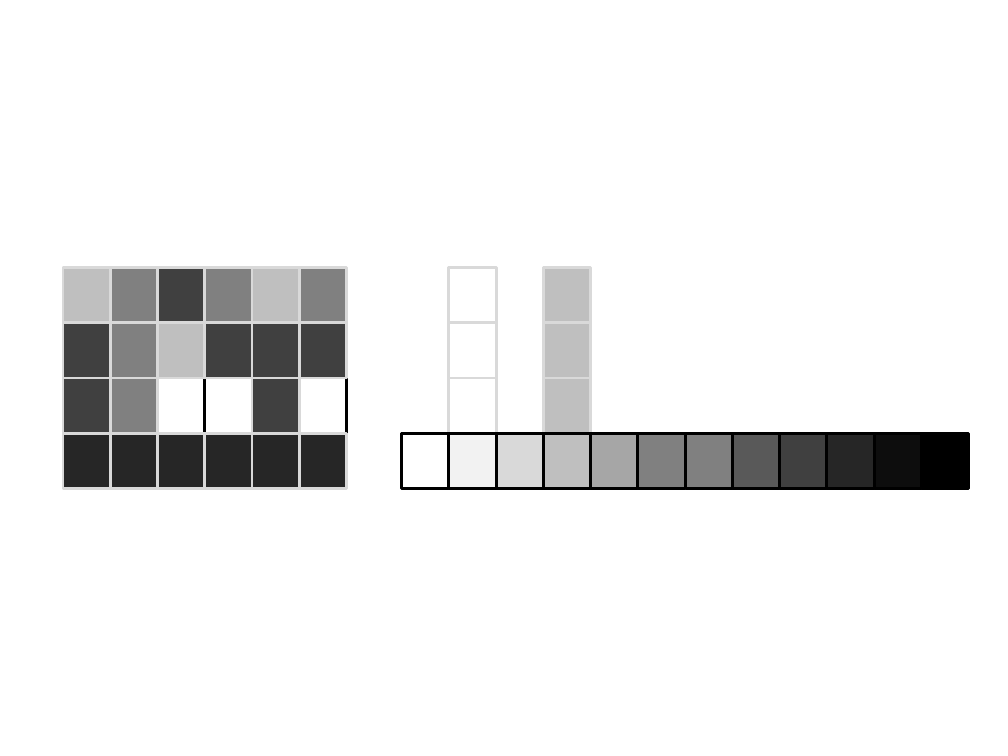
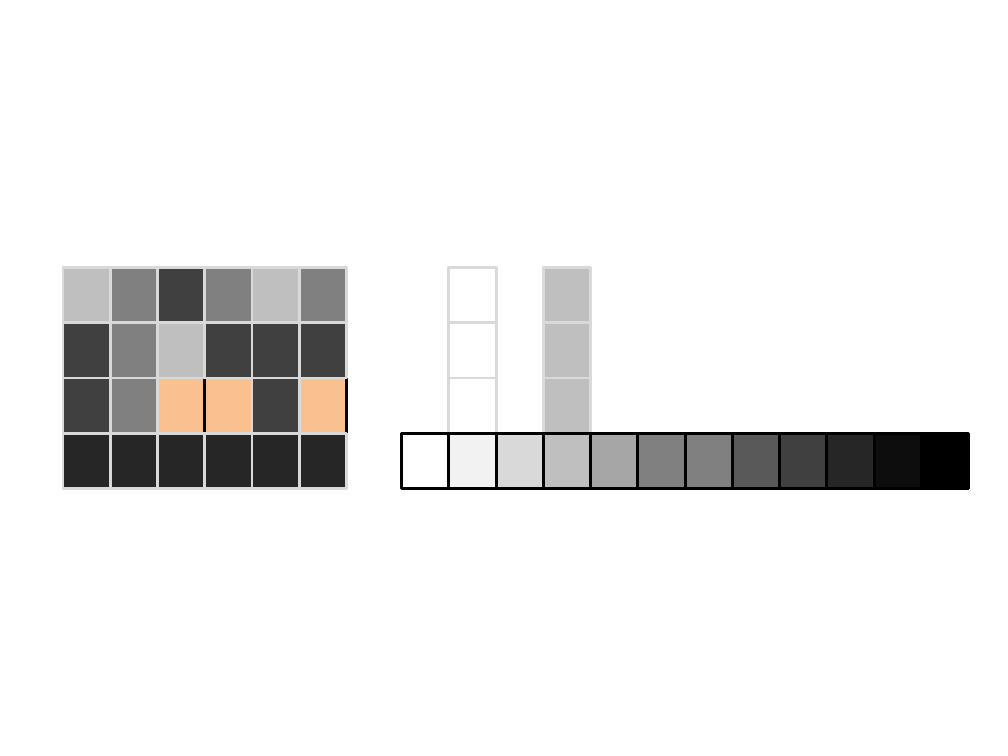
Before and after one commit to domingomery/imagenes, a slide deck: slide 6 of clases/Cap03_Mejoramiento_Espacio/presentations/IMG03_Histogramas.pptx. Drawn at 1008x756 pixels with LibreOffice and Linux fonts; fonts in the diff are those of the drawing. Boxes give left, top, right and bottom in pixels: in the first picture for what was removed or moved away, otherwise in the second. Text is boxed around its words. In the diff, an @@ line names an element or a change of style, - is before the commit and + after.

```diff
--- a/clases/Cap03_Mejoramiento_Espacio/presentations/IMG03_Histogramas.pptx
+++ b/clases/Cap03_Mejoramiento_Espacio/presentations/IMG03_Histogramas.pptx
@@ fill #FFFFFF to #FAC090 in 3 elements at <box>157,378,205,433</box>, <box>205,378,252,433</box>, <box>299,378,347,433</box> @@
```
Also in this commit, not shown: 4 other slides changed, 20 other files.
